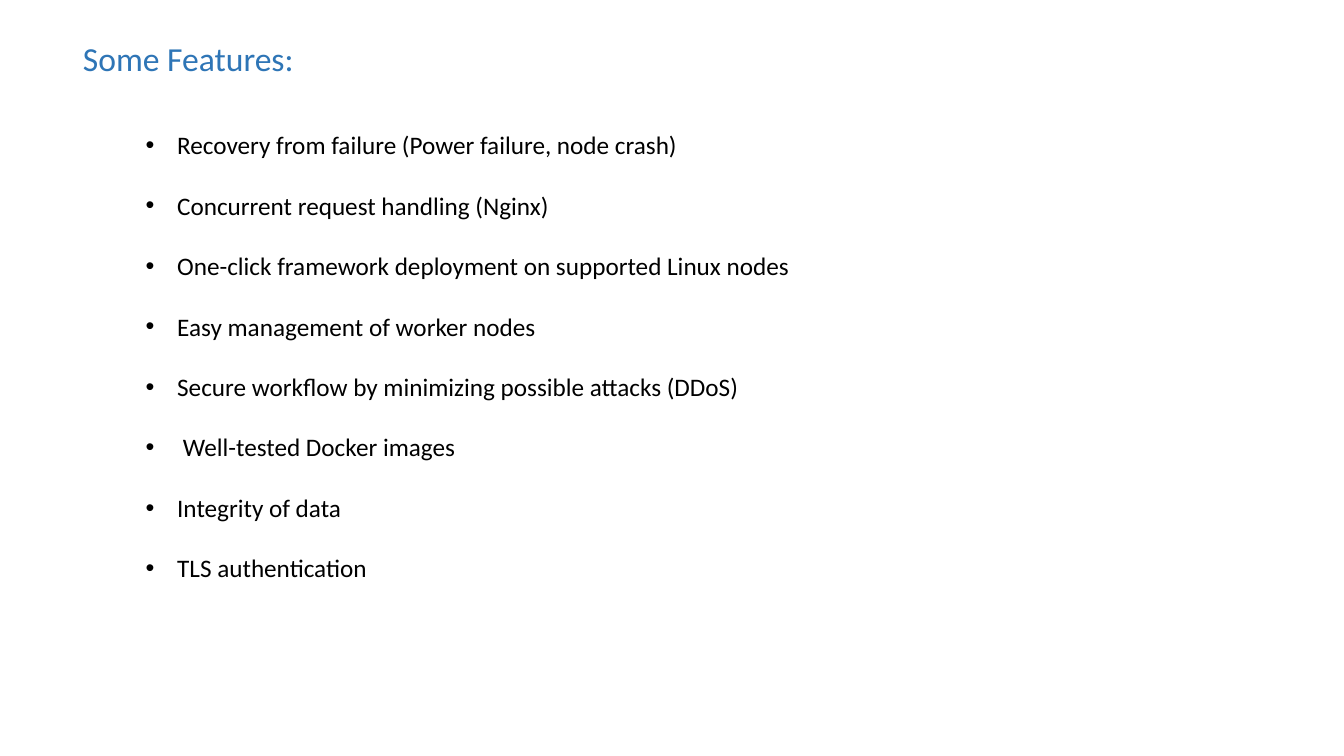
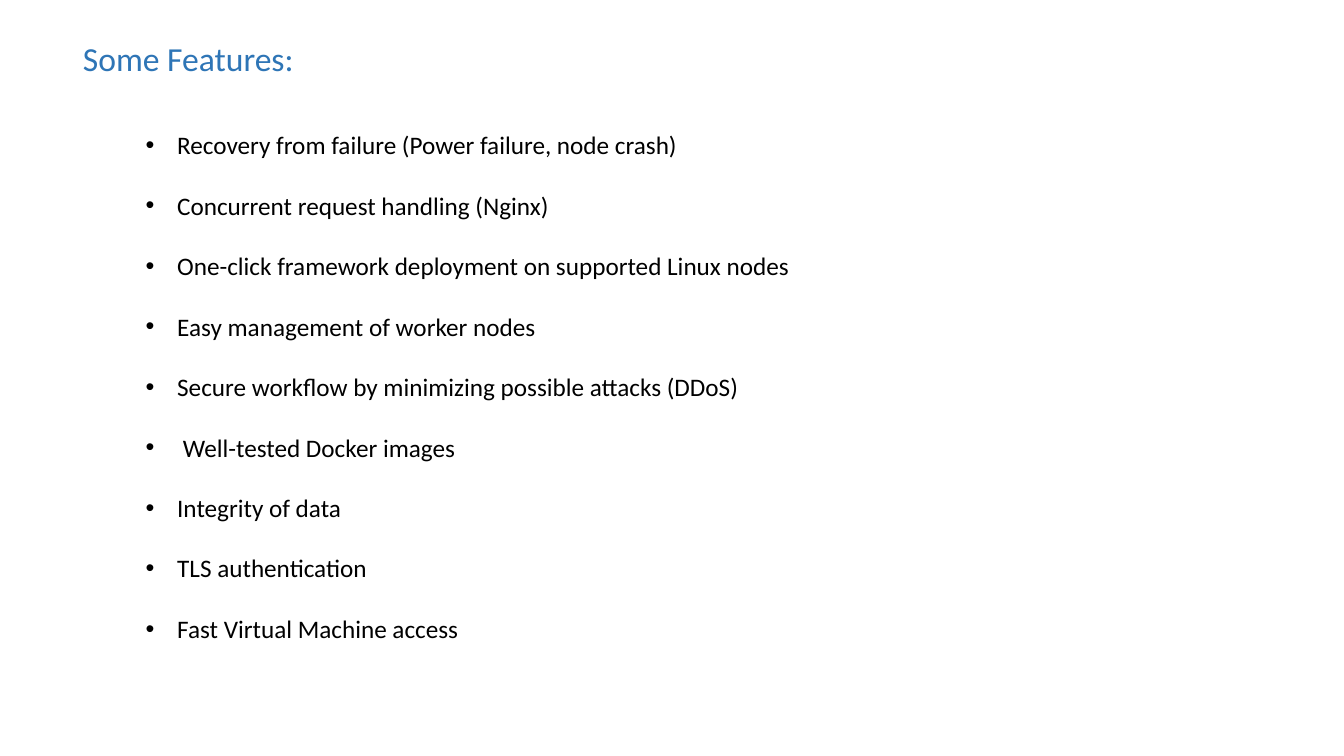
Before and after one commit to VaradBelwalkar/Scalable-Platform-as-a-Service, a slide deck: slide 3 of reference.pptx. Drawn at 1344x756 pixels with LibreOffice and Linux fonts; fonts in the diff are those of the drawing. Boxes give left, top, right and bottom in pixels: in the first picture for what was removed or moved away, otherwise in the second. Text is boxed around its words. In the diff, an @@ line names an element or a change of style, - is before the commit and + after.

```diff
--- a/reference.pptx
+++ b/reference.pptx
@@ text at (177, 620, 458, 639): paragraph added @@
+• Fast Virtual Machine access
```
Also in this commit, not shown: 4 other slides changed, 2 other files.
